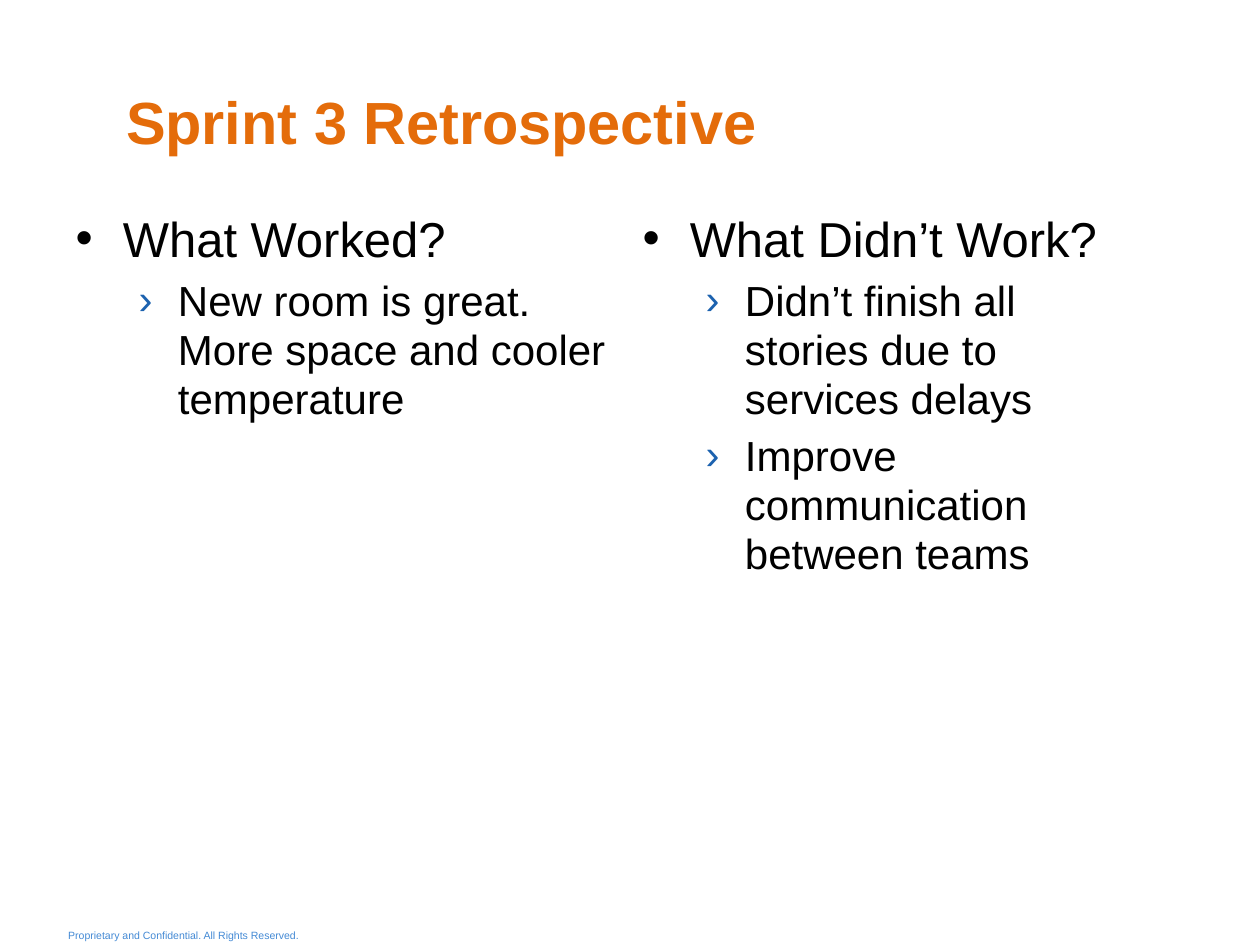
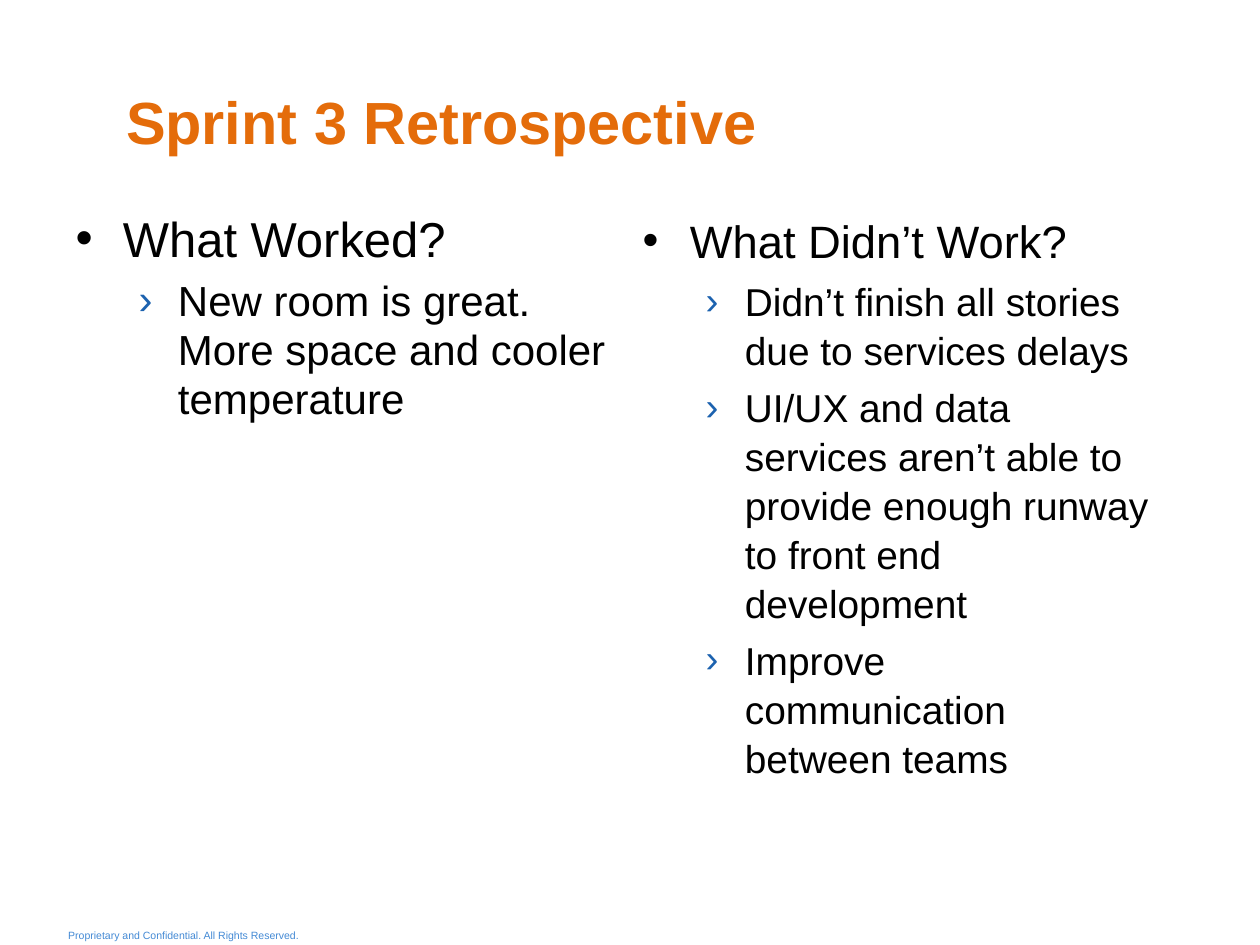
Before and after one commit to OctoConsulting/18f-ads-pool-3, a slide deck: slide 1 of docs/Agile/Retro - Sprint 3.pptx. Drawn at 1260x945 pixels with LibreOffice and Linux fonts; fonts in the diff are those of the drawing; background and template pictures are left out. Boxes give left, top, right and bottom in pixels: in the first picture for what was removed or moved away, otherwise in the second. Text is boxed around its words. In the diff, an @@ line names an element or a change of style, - is before the commit and + after.

```diff
--- a/docs/Agile/Retro - Sprint 3.pptx
+++ b/docs/Agile/Retro - Sprint 3.pptx
@@ text at box(690, 225, 1129, 774): size 28 to 25.9 pt in "What Didn’t Work?"; size 24 to 22.2 pt in "Didn’t finish all stories due to services ...", "Improve communication between teams" @@
@@ text at box(745, 394, 1148, 625): paragraph added @@
+  › UI/UX and data services aren’t able to provide enough runway to front end development
```
Also in this commit, not shown: 21 other files.
